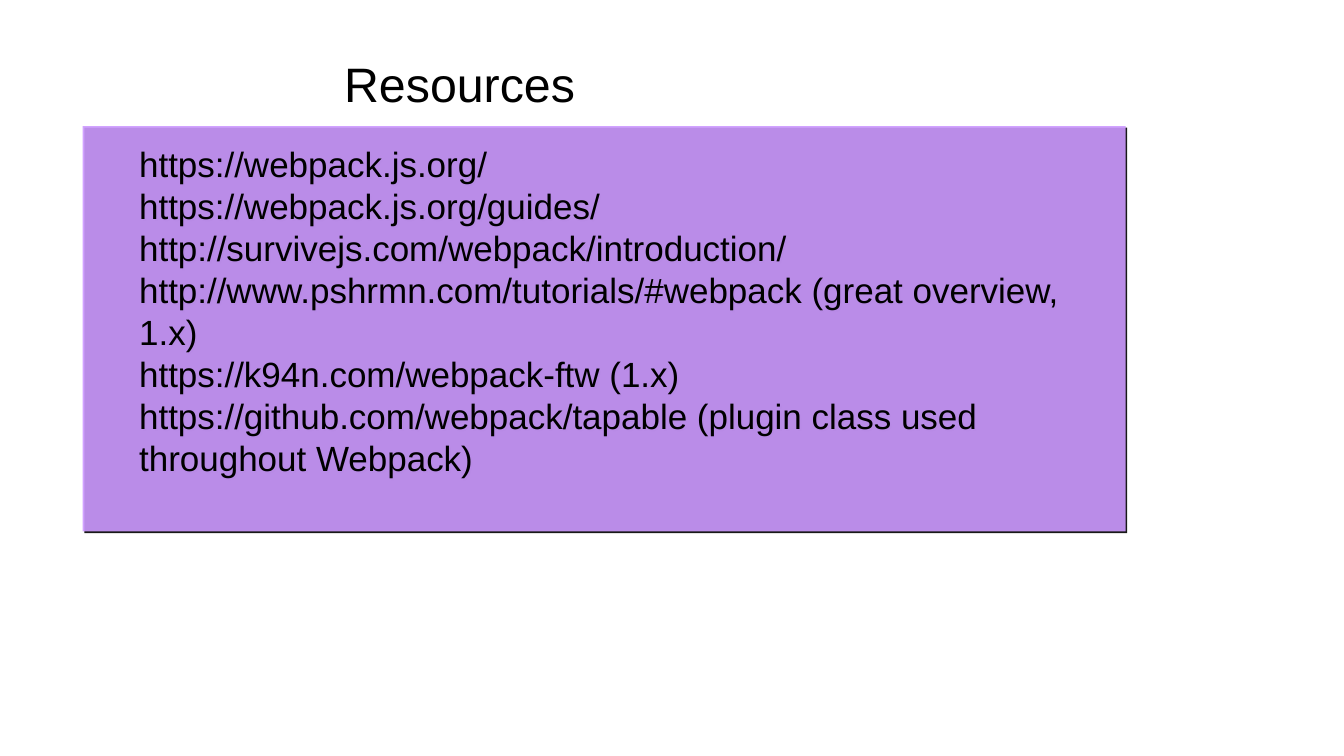
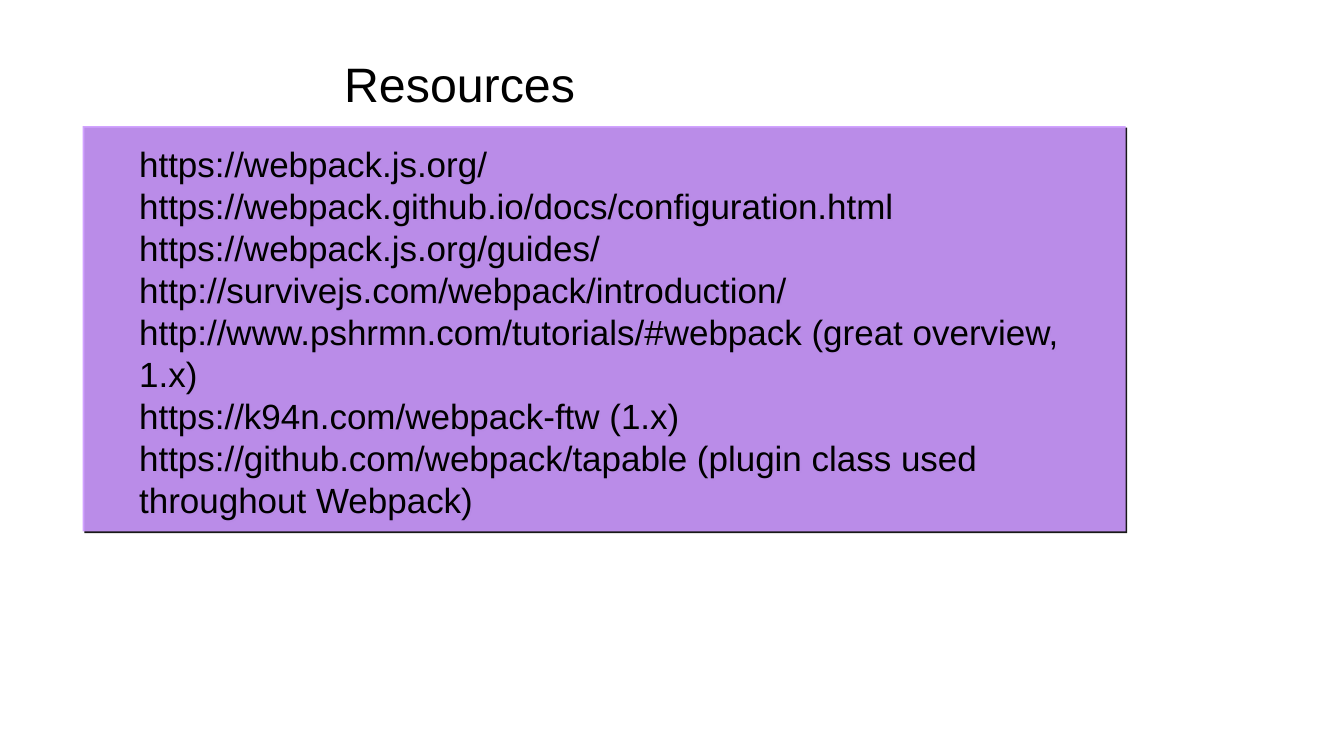
Before and after one commit to gharley/webpack-presi, a slide deck: slide 20 of webpack.odp (slide 9 before the commit). Drawn at 1344x756 pixels with LibreOffice and Linux fonts; fonts in the diff are those of the drawing; background and template pictures are left out. Boxes give left, top, right and bottom in pixels: in the first picture for what was removed or moved away, otherwise in the second. Text is boxed around its words. In the diff, an @@ line names an element or a change of style, - is before the commit and + after.

```diff
--- a/webpack.odp
+++ b/webpack.odp
@@ text at [139, 193, 893, 226]: paragraph added @@
+https://webpack.github.io/docs/configuration.html
```
Also in this commit, not shown: 3 other slides changed, 11 slides added, 5 other files.
